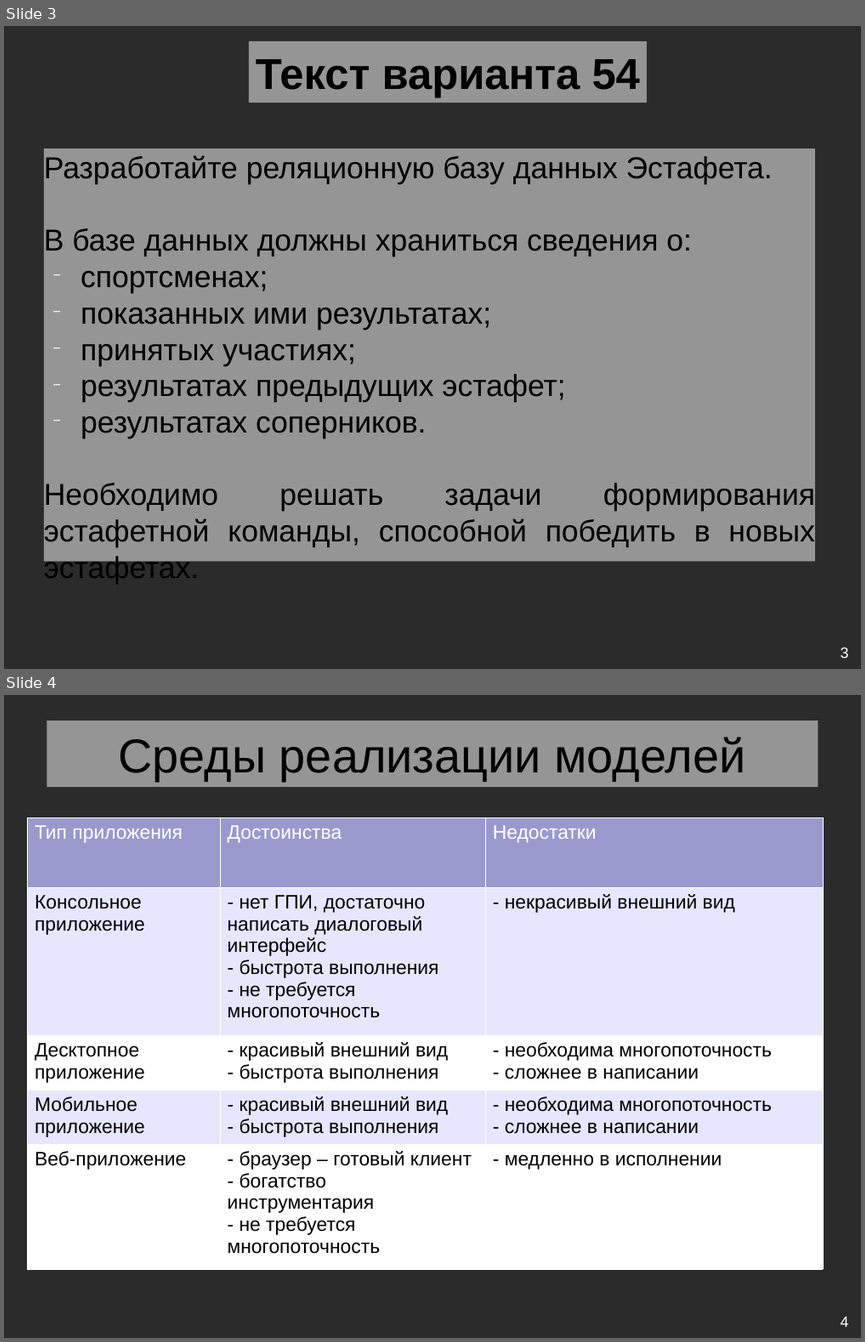
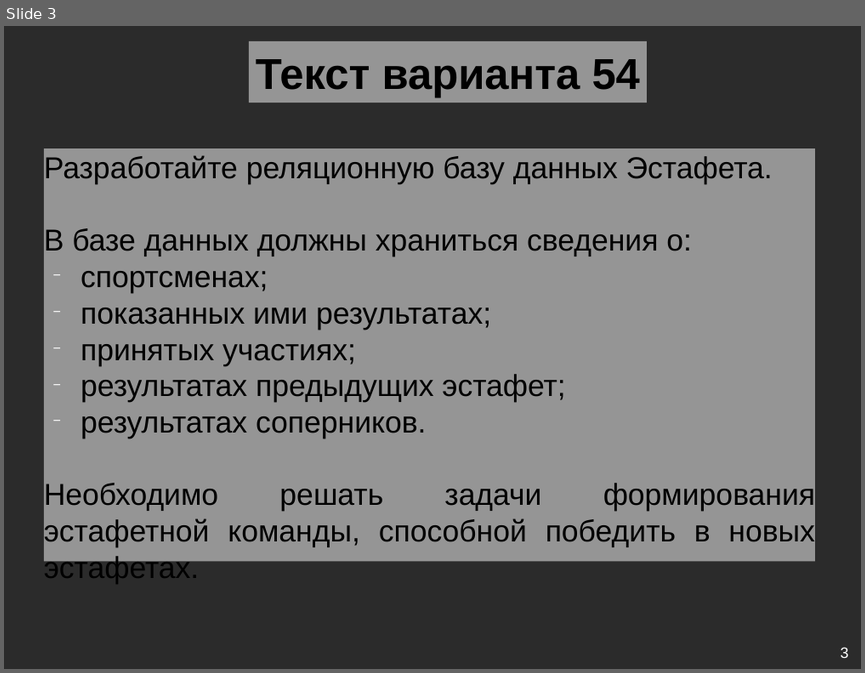
Before and after one commit to eldarian-1/pstu, a slide deck: БД/Course/Презентация курсового проекта.odp. Shown one above the other, each under a label of ours: slides 3 and 4 before the commit, slide 3 after it. The pictures are 865x1342 and 865x673 pixels, drawn with LibreOffice and Linux fonts; fonts in the diff are those of the drawing; background and template pictures are left out; a plain dark background stands for a picture behind light text. Boxes give left, top, right and bottom in pixels: in the first picture for what was removed or moved away, otherwise in the second. Text is boxed around its words. In the diff, an @@ line names an element or a change of style, - is before the commit and + after.

Commit message:
14:12 12.05.2021

```diff
--- a/БД/Course/Презентация курсового проекта.odp
+++ b/БД/Course/Презентация курсового проекта.odp
@@ slide 4 removed at (x1=4, y1=695, x2=861, y2=1338), background picture (left out) @@
@@ title removed at (x1=46, y1=721, x2=818, y2=787) @@
-Среды реализации моделей
@@ table removed at (x1=27, y1=818, x2=823, y2=1257), 5 rows, 3 columns @@
-Тип приложения | Достоинства | Недостатки
-Консольное приложение | - нет ГПИ, достаточно написать диалоговый интерфейс / - быстрота выполнения / - не требуется многопоточность | - некрасивый внешний вид
-Десктопное приложение | - красивый внешний вид / - быстрота выполнения | - необходима многопоточность / - сложнее в написании
-Мобильное приложение | - красивый внешний вид / - быстрота выполнения | - необходима многопоточность / - сложнее в написании
-Веб-приложение | - браузер – готовый клиент / - богатство инструментария / - не требуется многопоточность | - медленно в исполнении
@@ page number removed at (x1=840, y1=1315, x2=849, y2=1327) @@
-4
```
Also in this commit, not shown: 10 other slides removed.
